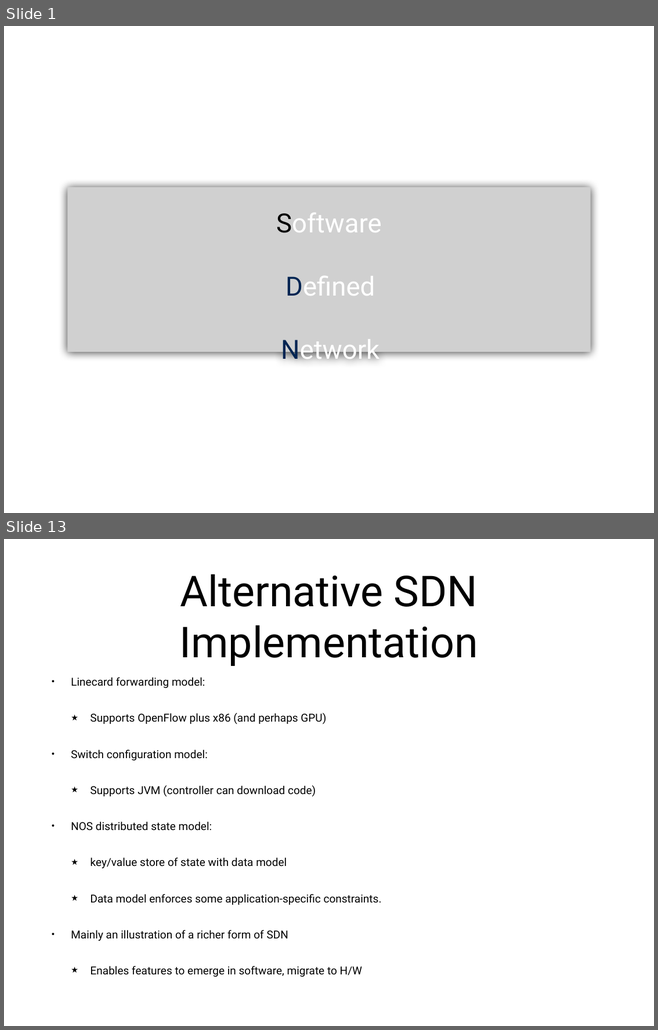
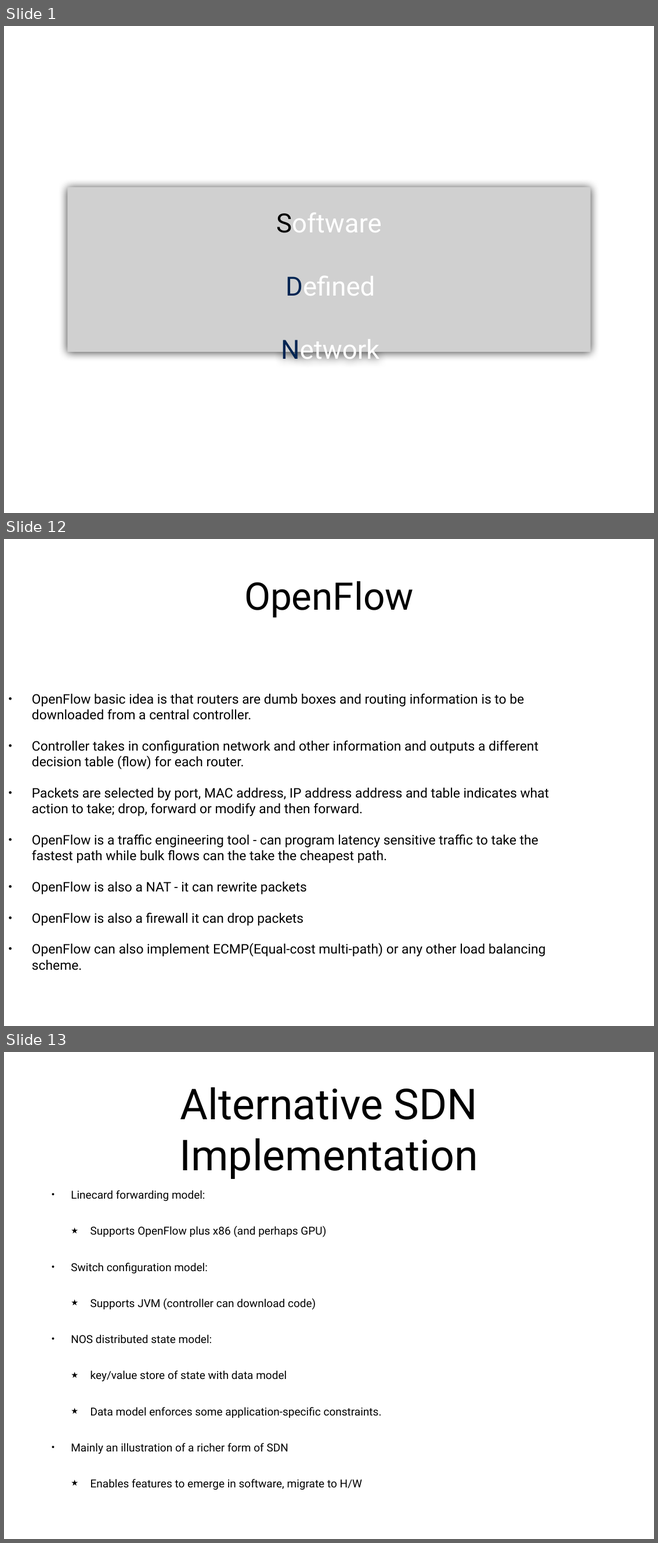
Before and after one commit to nickkaranatsios/ruby-utils, a slide deck: docs/sdn-lecture-notes.pptx. Shown one above the other, each under a label of ours: slides 1 and 13 before the commit, slides 1, 12 and 13 after it; the slides between them are not shown. The pictures are 658x1030 and 658x1543 pixels, drawn with LibreOffice and Linux fonts; fonts in the diff are those of the drawing; grey boxes stand for pictures. Boxes give left, top, right and bottom in pixels: in the first picture for what was removed or moved away, otherwise in the second. Text is boxed around its words. In the diff, an @@ line names an element or a change of style, - is before the commit and + after.

```diff
--- a/docs/sdn-lecture-notes.pptx
+++ b/docs/sdn-lecture-notes.pptx
@@ slide 12 added at (4,539,654,1026), background #FFFFFF @@
@@ title added at (244,581,413,618), 60 pt, text #000000 @@
+OpenFlow
@@ text added at (32,693,549,971), 20.9 pt, text #000000 @@
+• OpenFlow basic idea is that routers are dumb boxes and routing information is to be downloaded from a central controller.
+• Controller takes in configuration network and other information and outputs a different decision table (flow) for each router.
+• Packets are selected by port, MAC address, IP address address and table indicates what action to take; drop, forward or modify and then forward.
+• OpenFlow is a traffic engineering tool - can program latency sensitive traffic to take the fastest path while bulk flows can the take the cheapest path.
+• OpenFlow is also a NAT - it can rewrite packets
+• OpenFlow is also a firewall it can drop packets
+• OpenFlow can also implement ECMP(Equal-cost multi-path) or any other load balancing scheme.
```
Also in this commit, not shown: 10 slides changed, 1 slide removed.
